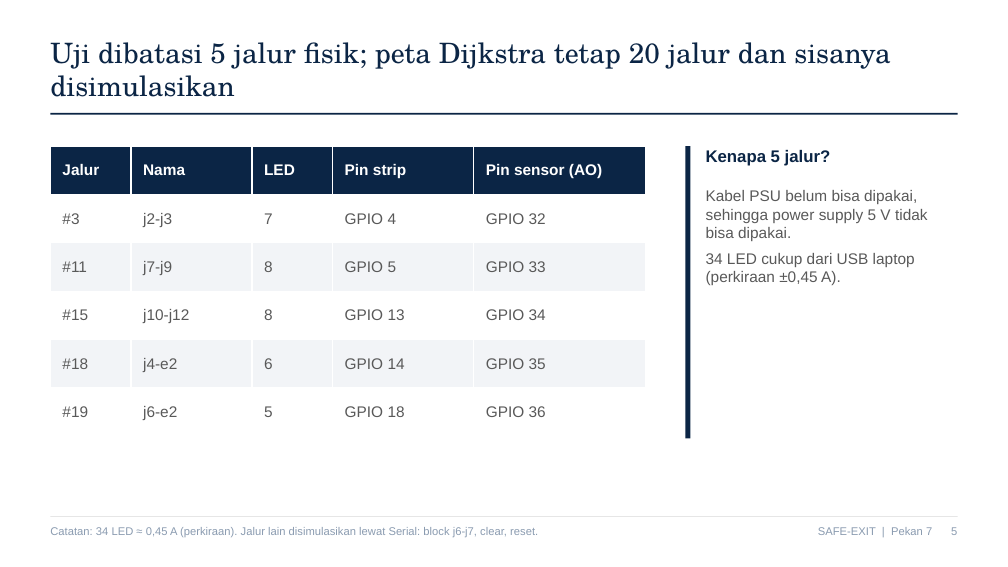
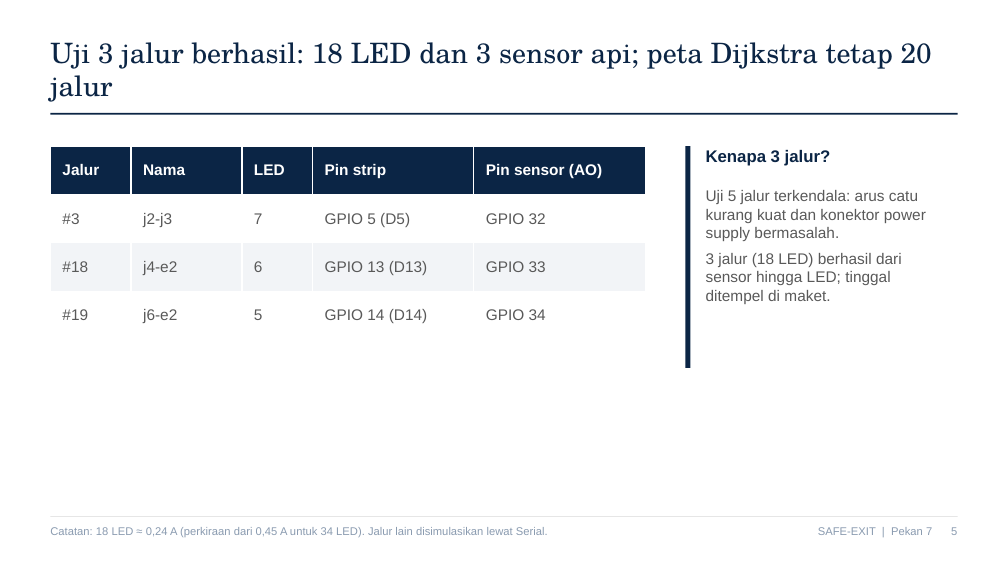
Before and after one commit to aryawiandra/despro-2, a slide deck: slide 5 of Week7/PPT_SAFE-EXIT_Pekan7_Kelompok21_MBB.pptx. Drawn at 1008x567 pixels with LibreOffice and Linux fonts; fonts in the diff are those of the drawing. Boxes give left, top, right and bottom in pixels: in the first picture for what was removed or moved away, otherwise in the second. Text is boxed around its words. In the diff, an @@ line names an element or a change of style, - is before the commit and + after.

```diff
--- a/Week7/PPT_SAFE-EXIT_Pekan7_Kelompok21_MBB.pptx
+++ b/Week7/PPT_SAFE-EXIT_Pekan7_Kelompok21_MBB.pptx
@@ text at [50, 42, 932, 102]: text changed @@
-Uji dibatasi 5 jalur fisik; peta Dijkstra tetap 20 jalur dan sisanya disimulasikan
+Uji 3 jalur berhasil: 18 LED dan 3 sensor api; peta Dijkstra tetap 20 jalur
@@ table at [50, 146, 645, 340] @@
-row 2: #3 | j2-j3 | 7 | GPIO 4 | GPIO 32
-row 3: #11 | j7-j9 | 8 | GPIO 5 | GPIO 33
-row 4: #15 | j10-j12 | 8 | GPIO 13 | GPIO 34
-row 5: #18 | j4-e2 | 6 | GPIO 14 | GPIO 35
-row 6: #19 | j6-e2 | 5 | GPIO 18 | GPIO 36
+row 2: #3 | j2-j3 | 7 | GPIO 5 (D5) | GPIO 32
+row 3: #18 | j4-e2 | 6 | GPIO 13 (D13) | GPIO 33
+row 4: #19 | j6-e2 | 5 | GPIO 14 (D14) | GPIO 34
@@ rectangle: place and size @@
-rectangle at [685, 146, 690, 438]
+rectangle at [685, 146, 690, 368]
@@ text at [706, 150, 831, 166]: text changed @@
-Kenapa 5 jalur?
+Kenapa 3 jalur?
@@ text at [706, 190, 926, 304]: text changed @@
-Kabel PSU belum bisa dipakai, sehingga power supply 5 V tidak bisa dipakai.
-34 LED cukup dari USB laptop (perkiraan ±0,45 A).
+Uji 5 jalur terkendala: arus catu kurang kuat dan konektor power supply bermasalah.
+3 jalur (18 LED) berhasil dari sensor hingga LED; tinggal ditempel di maket.
@@ text at [50, 527, 548, 537]: text changed @@
-Catatan: 34 LED ≈ 0,45 A (perkiraan). Jalur lain disimulasikan lewat Serial: block j6-j7, clear, reset.
+Catatan: 18 LED ≈ 0,24 A (perkiraan dari 0,45 A untuk 34 LED). Jalur lain disimulasikan lewat Serial.
```
Also in this commit, not shown: 3 other slides changed, 1 slide added, 2 other files.
